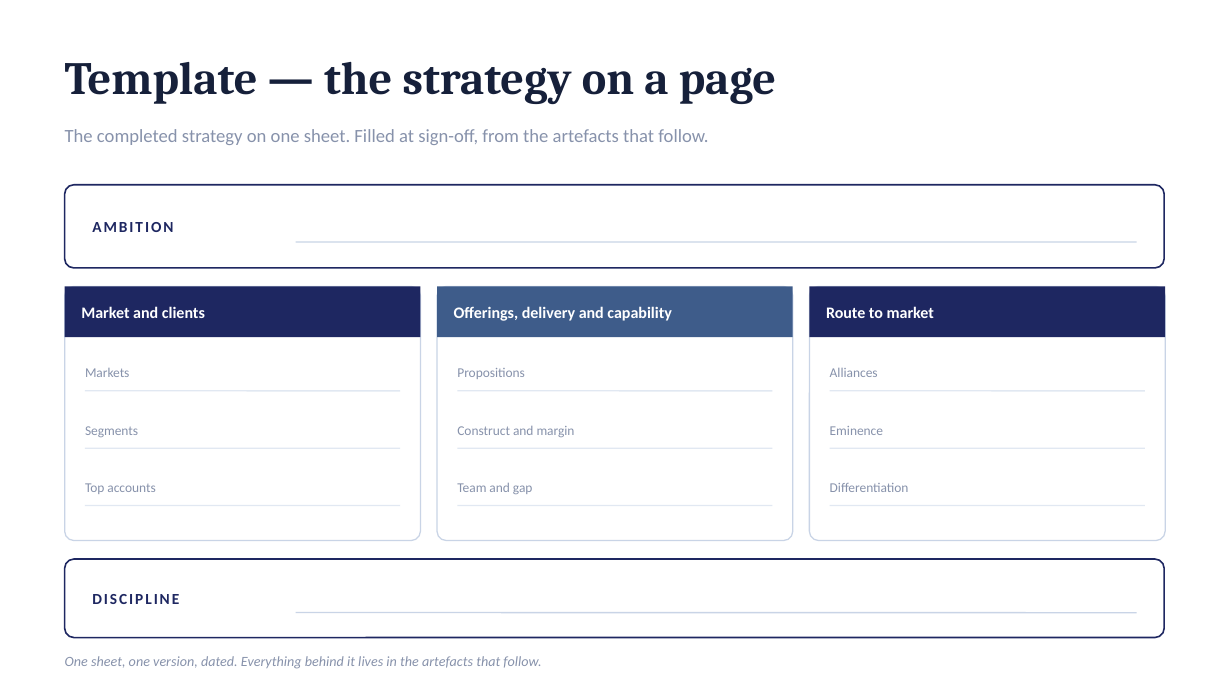
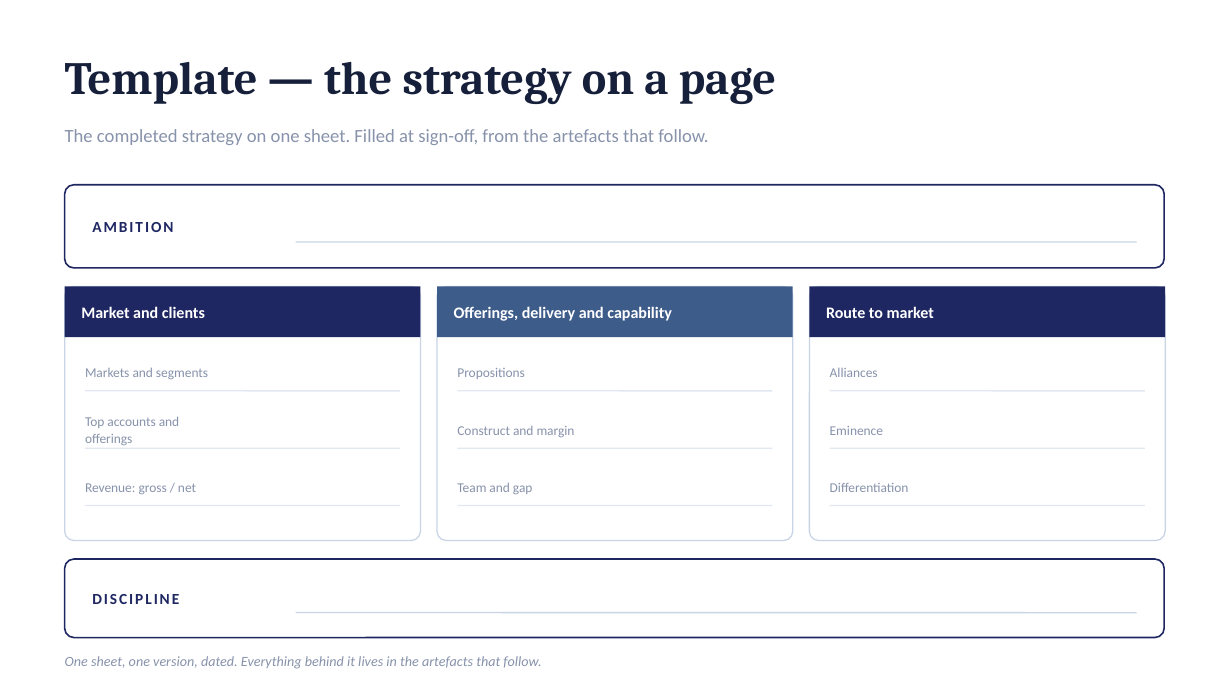
Before and after one commit to dhajjar-cyber/bae, a slide deck: slide 16 of FSI strategy/EAIND-FSI-Strategy-Development-Plan.pptx. Drawn at 1232x693 pixels with LibreOffice and Linux fonts; fonts in the diff are those of the drawing. Boxes give left, top, right and bottom in pixels: in the first picture for what was removed or moved away, otherwise in the second. Text is boxed around its words. In the diff, an @@ line names an element or a change of style, - is before the commit and + after.

```diff
--- a/FSI strategy/EAIND-FSI-Strategy-Development-Plan.pptx
+++ b/FSI strategy/EAIND-FSI-Strategy-Development-Plan.pptx
@@ text at (85, 368, 208, 379): text changed @@
-Markets
+Markets and segments
@@ text at (85, 416, 179, 445): text changed @@
-Segments
+Top accounts and offerings
@@ text at (85, 483, 196, 494): text changed @@
-Top accounts
+Revenue: gross / net
```
Also in this commit, not shown: 7 other slides changed, 1 slide added, 2 other files.
